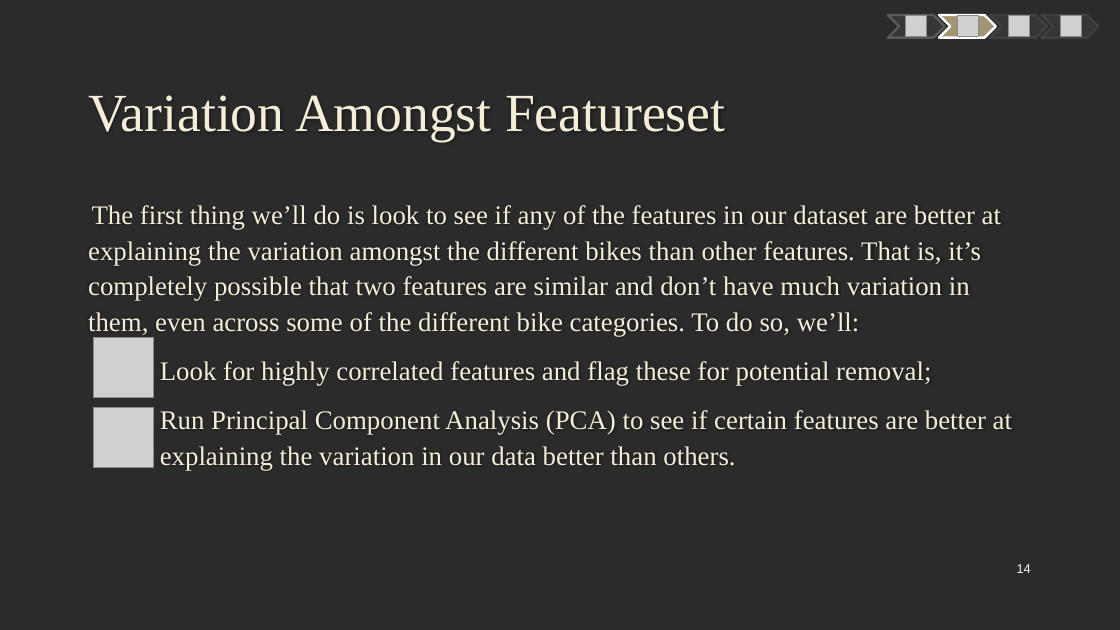
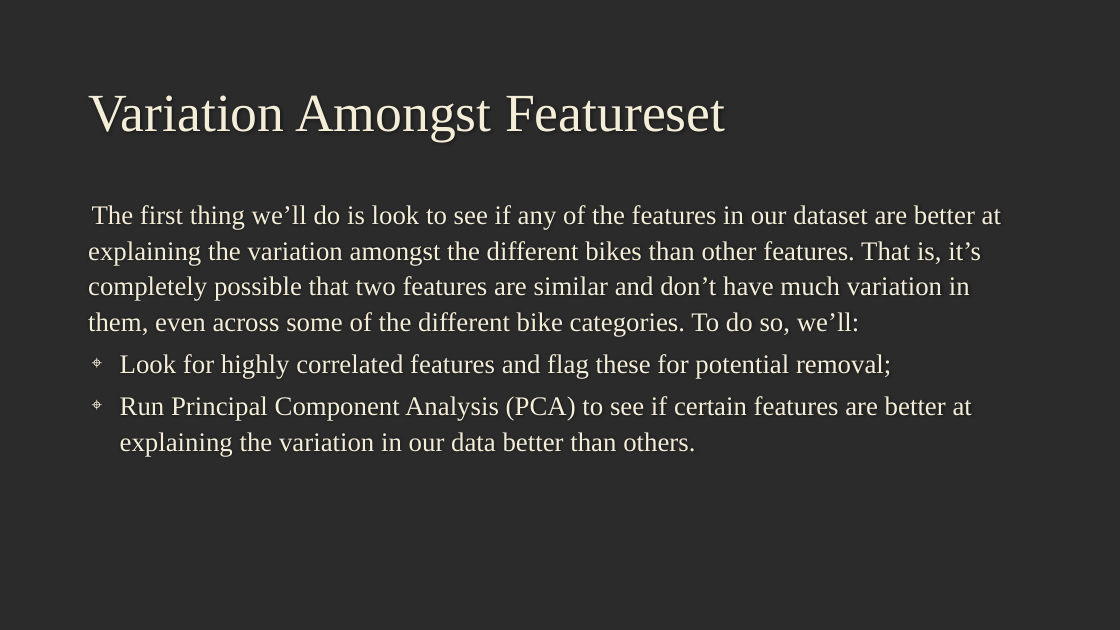
Before and after one commit to mczerwin/MTB-Categorization-Analysis, a slide deck: slide 12 of Reports/MTB Data Analysis Presentation.pptx (slide 14 before the commit). Drawn at 1120x630 pixels with LibreOffice and Linux fonts; fonts in the diff are those of the drawing; grey boxes stand for pictures; background and template pictures are left out; a plain dark background stands for a picture behind light text. Boxes give left, top, right and bottom in pixels: in the first picture for what was removed or moved away, otherwise in the second. Text is boxed around its words. In the diff, an @@ line names an element or a change of style, - is before the commit and + after.

```diff
--- a/Reports/MTB Data Analysis Presentation.pptx
+++ b/Reports/MTB Data Analysis Presentation.pptx
@@ freeform shape removed at [888, 15, 945, 38] @@
@@ picture removed at [906, 16, 927, 37] @@
@@ freeform shape removed at [939, 15, 996, 38] @@
@@ picture removed at [958, 16, 979, 37] @@
@@ freeform shape removed at [991, 15, 1048, 38] @@
@@ picture removed at [1009, 16, 1030, 37] @@
@@ freeform shape removed at [1042, 15, 1099, 38] @@
@@ picture removed at [1060, 16, 1081, 37] @@
@@ text "The first thing we’ll do ..." at [88, 205, 1001, 456]: less space between paragraphs; bullet none to ⌖; list level 3 to 1 in "Look for highly correlated features ..."; list level 3 to 1 in "Run Principal Component Analysis (PCA) ..." @@
@@ picture removed at [93, 338, 154, 398] @@
@@ picture removed at [93, 408, 154, 468] @@
@@ page number removed at [1017, 564, 1031, 573] @@
-14
```
Also in this commit, not shown: 17 other slides changed, 5 slides added, 5 slides removed.
